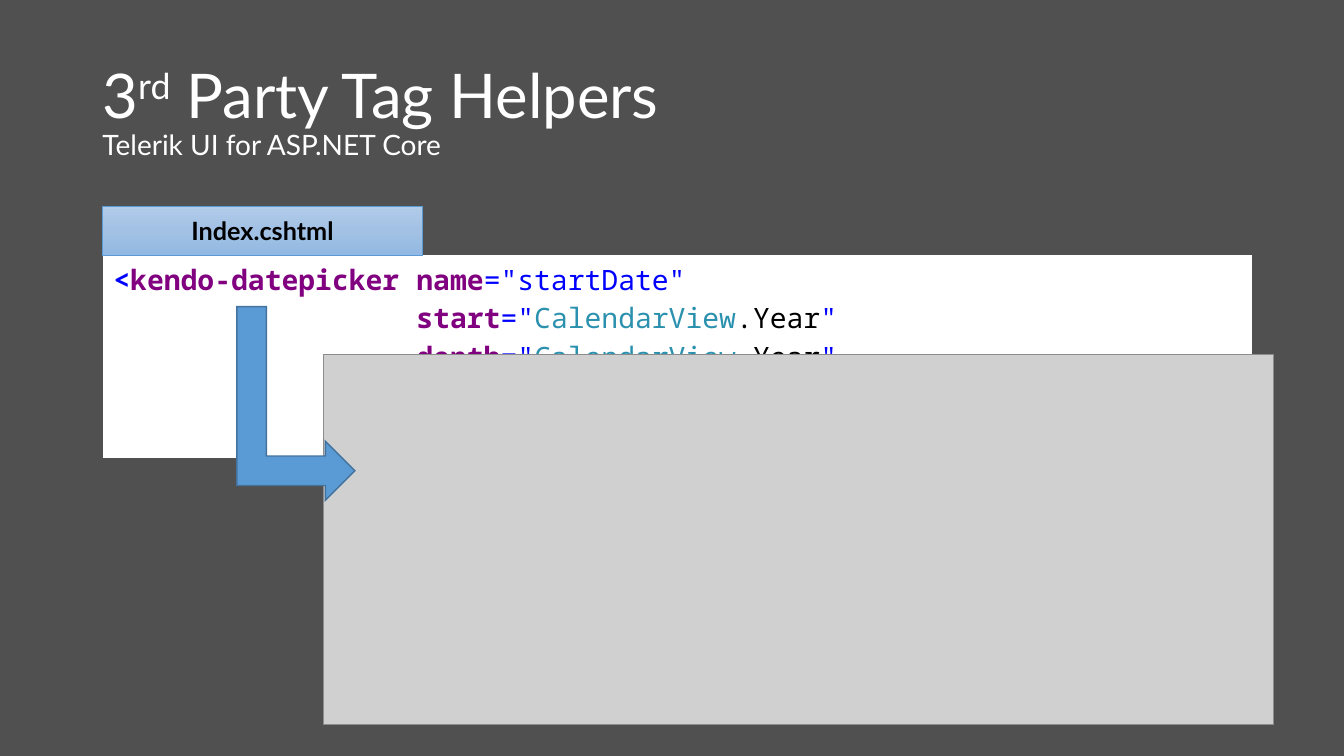
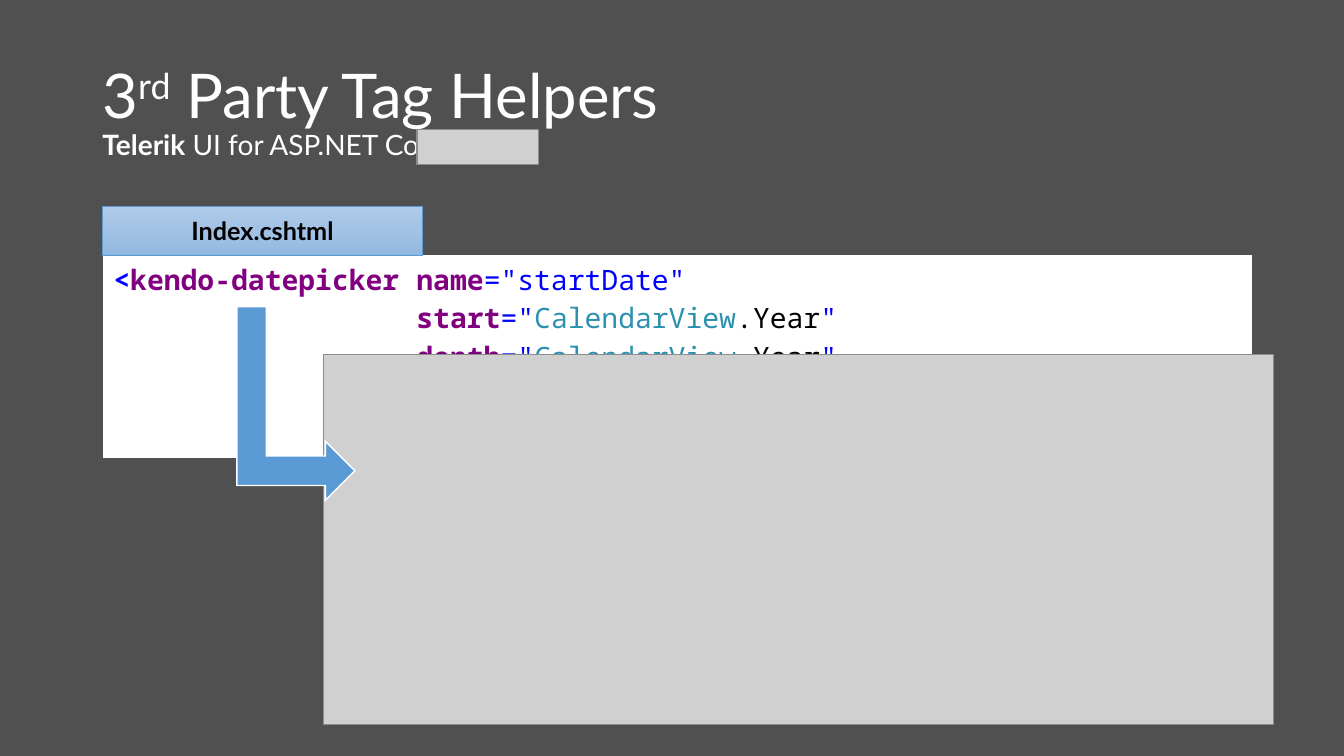
Before and after one commit to scottaddie/slide-decks, a slide deck: slide 9 of Building Reusable UI Components in ASP.NET Core MVC.pptx. Drawn at 1344x756 pixels with LibreOffice and Linux fonts; fonts in the diff are those of the drawing; grey boxes stand for pictures. Boxes give left, top, right and bottom in pixels: in the first picture for what was removed or moved away, otherwise in the second. Text is boxed around its words. In the diff, an @@ line names an element or a change of style, - is before the commit and + after.

Commit message:
Updates to 3rd Party Tag Helpers slide

```diff
--- a/Building Reusable UI Components in ASP.NET Core MVC.pptx
+++ b/Building Reusable UI Components in ASP.NET Core MVC.pptx
@@ title "3rd Party Tag Helpers Telerik ..." at (102, 72, 658, 161): bold on in "Telerik" @@
@@ picture added at (417, 130, 538, 165) @@
@@ bent up arrow at (236, 307, 354, 501): outline #43739E 1 pt to #FFFFFF 1 pt @@
```
